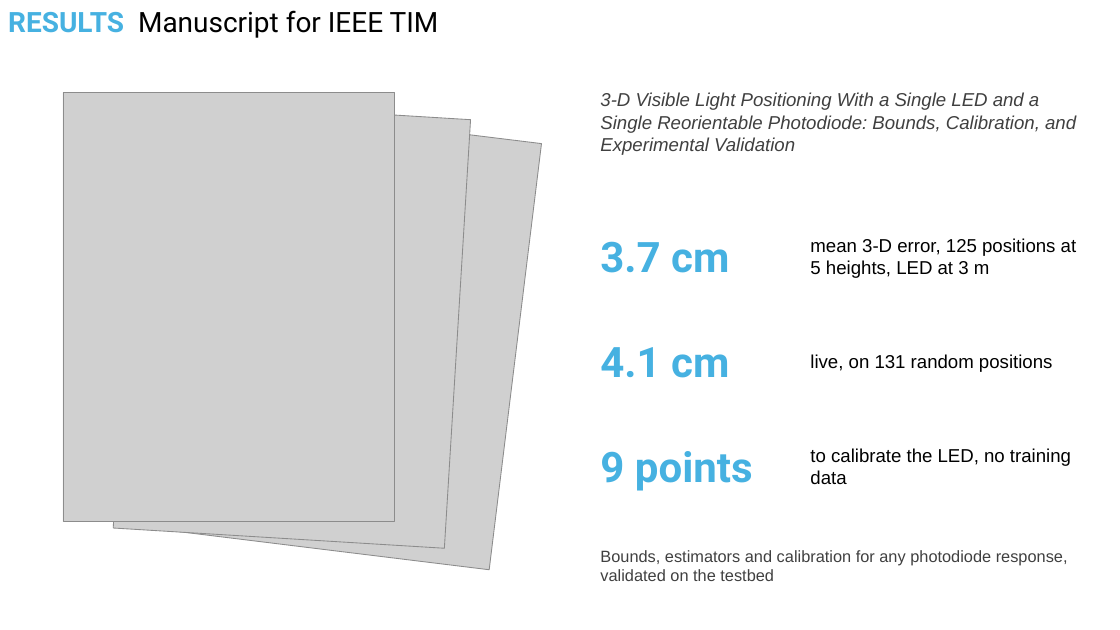
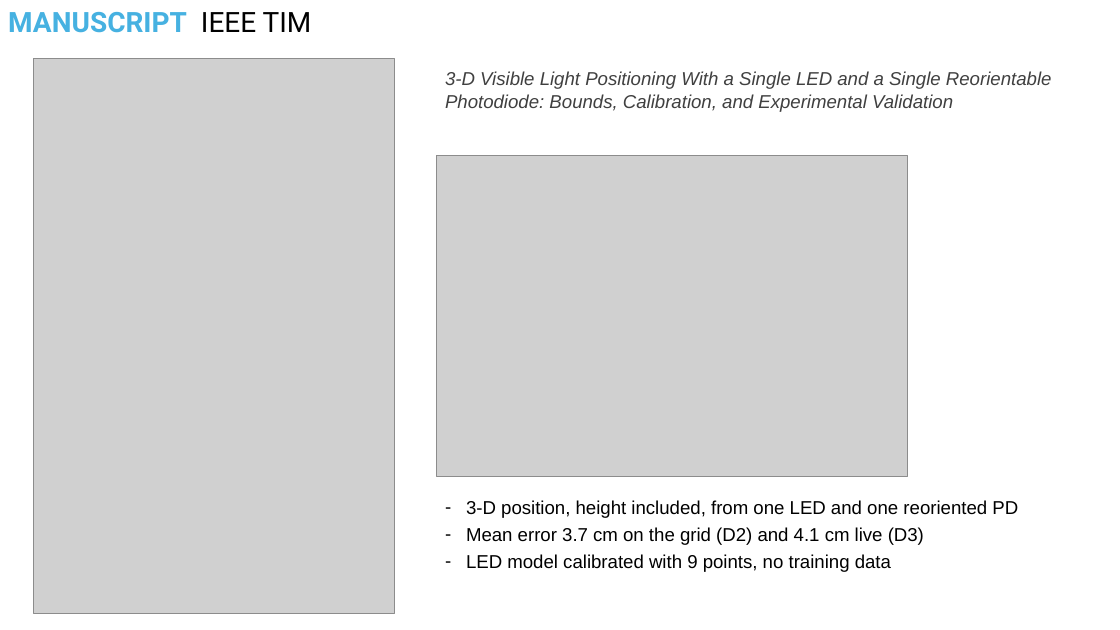
Before and after one commit to kevin-acuna/simulation_VLP, a slide deck: slide 2 of CAMBRIDGE/PPTs/2026-11-24 Final meeting - Visit summary.pptx. Drawn at 1120x630 pixels with LibreOffice and Linux fonts; fonts in the diff are those of the drawing; grey boxes stand for pictures. Boxes give left, top, right and bottom in pixels: in the first picture for what was removed or moved away, otherwise in the second. Text is boxed around its words. In the diff, an @@ line names an element or a change of style, - is before the commit and + after.

```diff
--- a/CAMBRIDGE/PPTs/2026-11-24 Final meeting - Visit summary.pptx
+++ b/CAMBRIDGE/PPTs/2026-11-24 Final meeting - Visit summary.pptx
@@ text at box(8, 12, 312, 33): text changed; text colour #000000 to #46B1E1; bold on @@
-RESULTS Manuscript for IEEE TIM
+MANUSCRIPT IEEE TIM
@@ picture: place and size @@
-picture at box(63, 92, 395, 522)
+picture at box(34, 59, 395, 613)
@@ text "3-D Visible Light Positioning With ..." rewrapped from box(600, 92, 1076, 155) to box(445, 71, 1052, 112) @@
@@ picture removed at box(113, 99, 471, 548) @@
@@ picture removed at box(160, 103, 542, 570) @@
@@ picture added at box(437, 155, 907, 476) @@
@@ text removed at box(810, 238, 1077, 278) @@
-mean 3-D error, 125 positions at 5 heights, LED at 3 m
@@ text removed at box(600, 241, 729, 273) @@
-3.7 cm
@@ text removed at box(600, 347, 729, 378) @@
-4.1 cm
@@ text removed at box(810, 354, 1052, 372) @@
-live, on 131 random positions
@@ text removed at box(810, 448, 1071, 485) @@
-to calibrate the LED, no training data
@@ text removed at box(600, 451, 753, 491) @@
-9 points
@@ text added at box(466, 500, 1018, 572), 16 pt, text #000000 @@
+– 3-D position, height included, from one LED and one reoriented PD
+– Mean error 3.7 cm on the grid (D2) and 4.1 cm live (D3)
+– LED model calibrated with 9 points, no training data
@@ text removed at box(600, 550, 1068, 581) @@
-Bounds, estimators and calibration for any photodiode response, validated on the testbed
```
Also in this commit, not shown: 4 other slides changed, 3 slides added, 2 slides removed, 18 other files.
